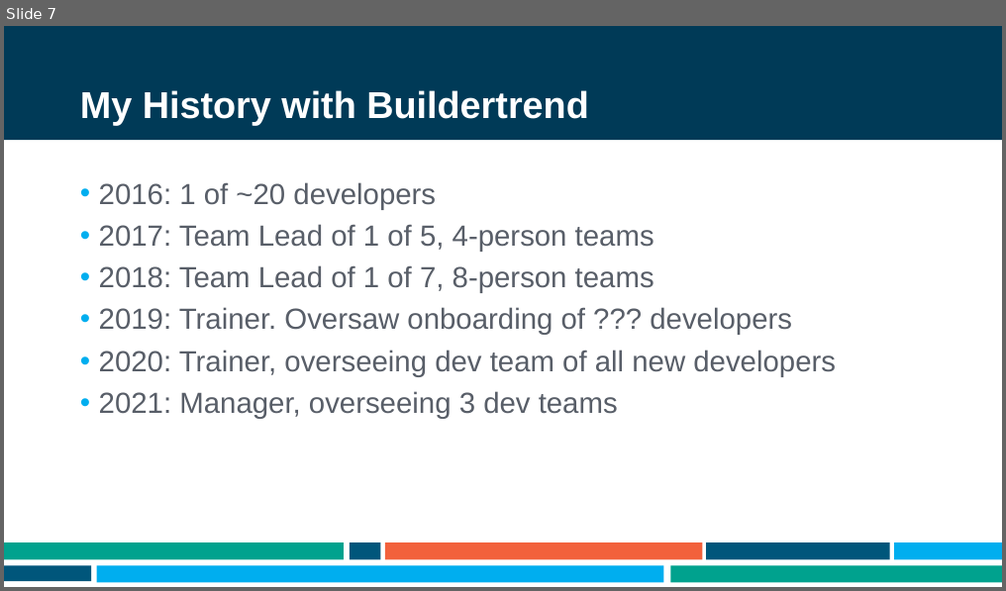
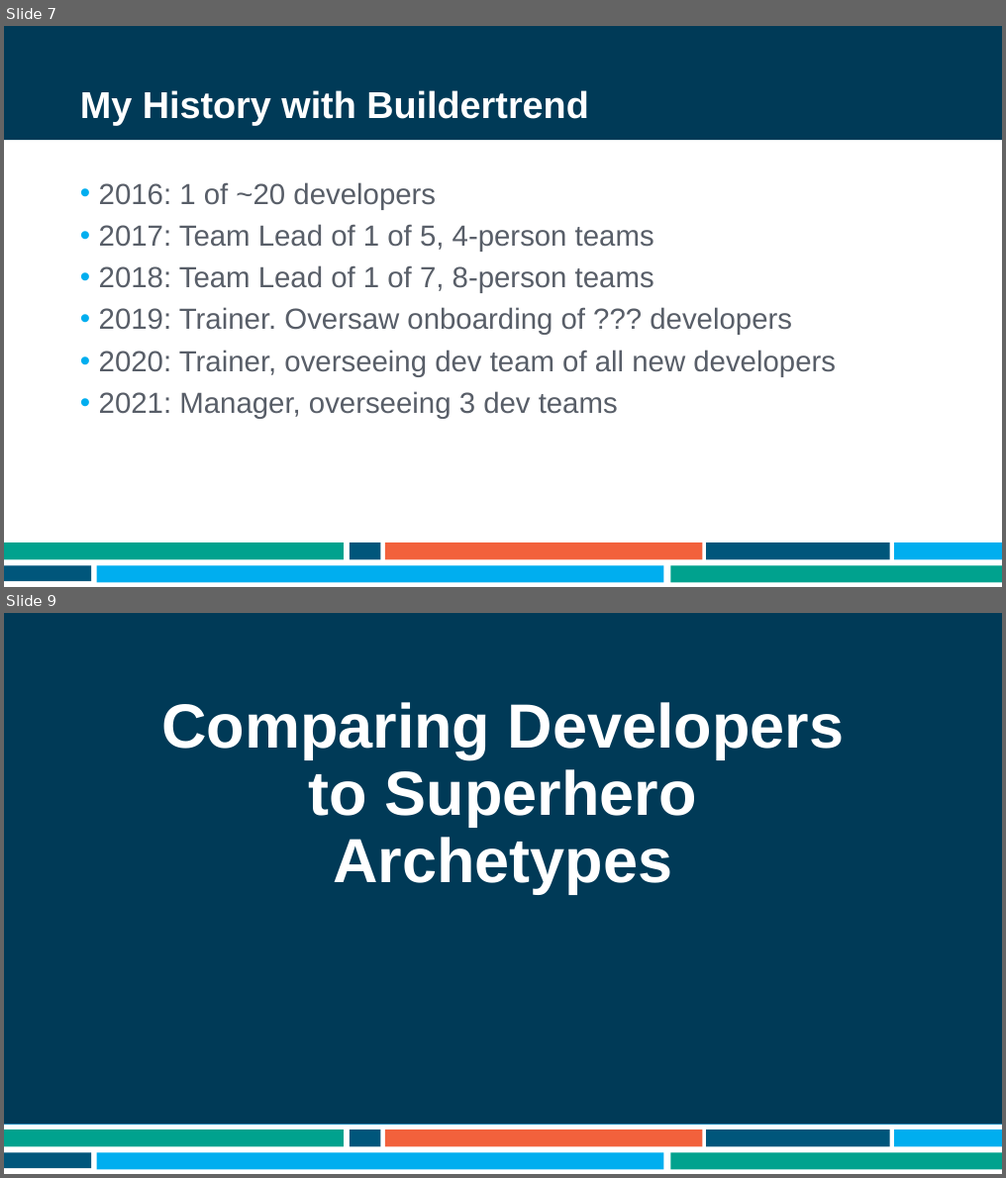
Before and after one commit to ademing/nebraska-code-2021, a slide deck: Presentation.pptx. Shown one above the other, each under a label of ours: slide 7 before the commit, slides 7 and 9 after it; the slides between them are not shown. The pictures are 1006x591 and 1006x1178 pixels, drawn with LibreOffice and Linux fonts; fonts in the diff are those of the drawing; background and template pictures are left out. Boxes give left, top, right and bottom in pixels: in the first picture for what was removed or moved away, otherwise in the second. Text is boxed around its words. In the diff, an @@ line names an element or a change of style, - is before the commit and + after.

```diff
--- a/Presentation.pptx
+++ b/Presentation.pptx
@@ slide 9 added at (x1=4, y1=613, x2=1002, y2=1174), background #FFFFFF; not listed: 9 template elements that a slide beside it also shows @@
@@ rectangle added at (x1=4, y1=613, x2=1002, y2=1124), fill #003A57, outline #0081B1 1 pt @@
@@ title added at (x1=161, y1=702, x2=844, y2=894), 60 pt, text #FFFFFF, bold @@
+Comparing Developers to Superhero Archetypes
```
Also in this commit, not shown: 1 slide changed, 8 other slides added, 1 slide removed.
